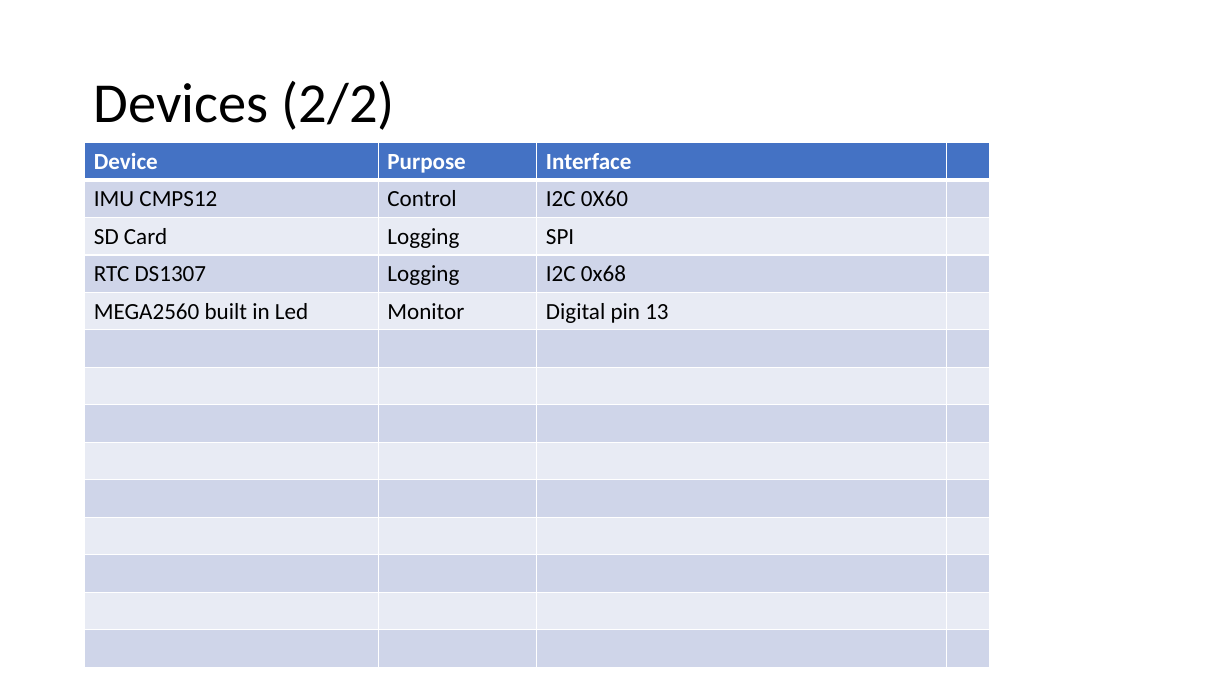
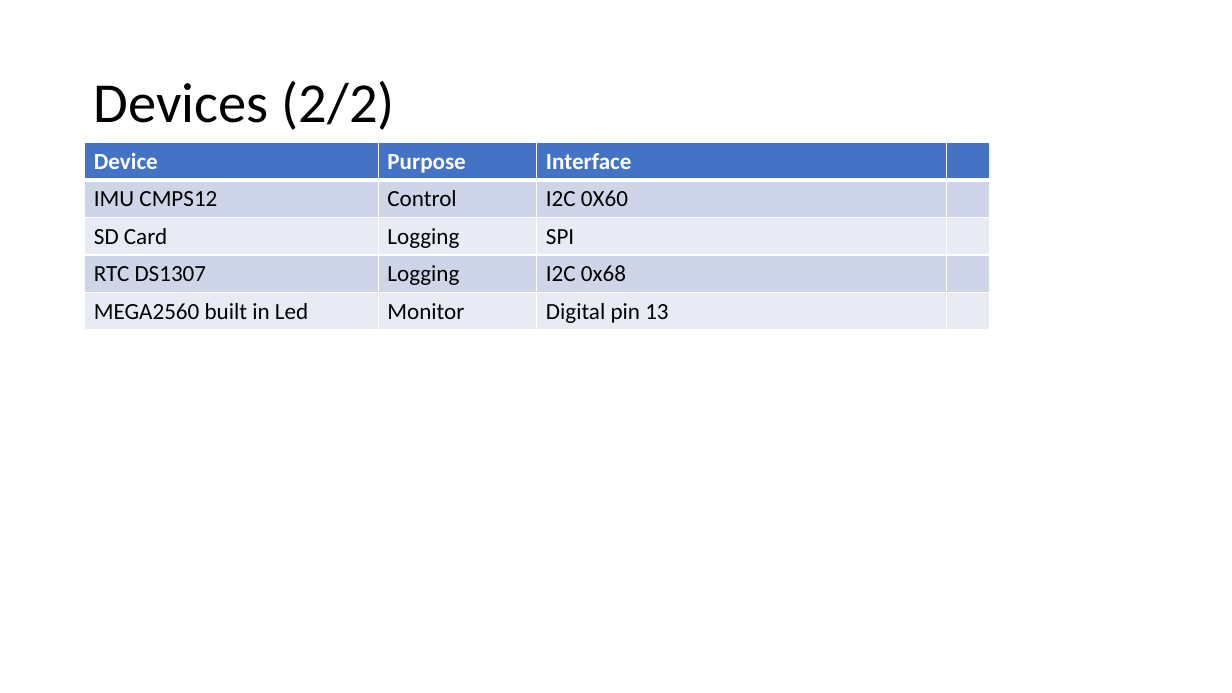
Before and after one commit to RobotEdh/RobotMicroControl, a slide deck: slide 3 of libraries/Diagramm Drone.pptx. Drawn at 1232x693 pixels with LibreOffice and Linux fonts; fonts in the diff are those of the drawing. Boxes give left, top, right and bottom in pixels: in the first picture for what was removed or moved away, otherwise in the second. Text is boxed around its words. In the diff, an @@ line names an element or a change of style, - is before the commit and + after.

```diff
--- a/libraries/Diagramm Drone.pptx
+++ b/libraries/Diagramm Drone.pptx
@@ table at [85,142,991,330] @@
-row 6:  |  |  | 
-row 7:  |  |  | 
-row 8:  |  |  | 
-row 9:  |  |  | 
-row 10:  |  |  | 
-row 11:  |  |  | 
-row 12:  |  |  | 
-row 13:  |  |  | 
-row 14:  |  |  | 
```
Also in this commit, not shown: 3 other slides changed, 6 other files.
